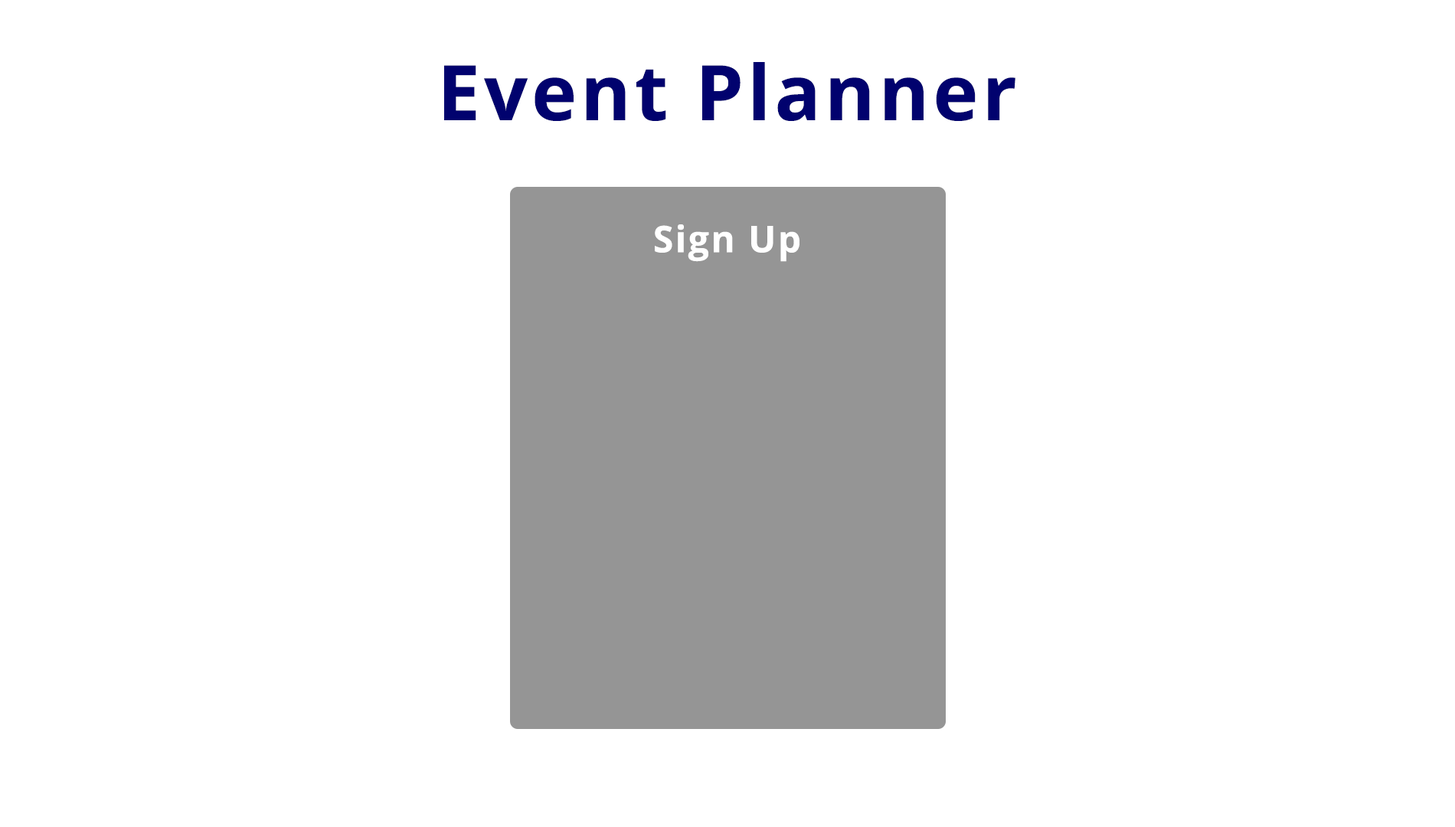
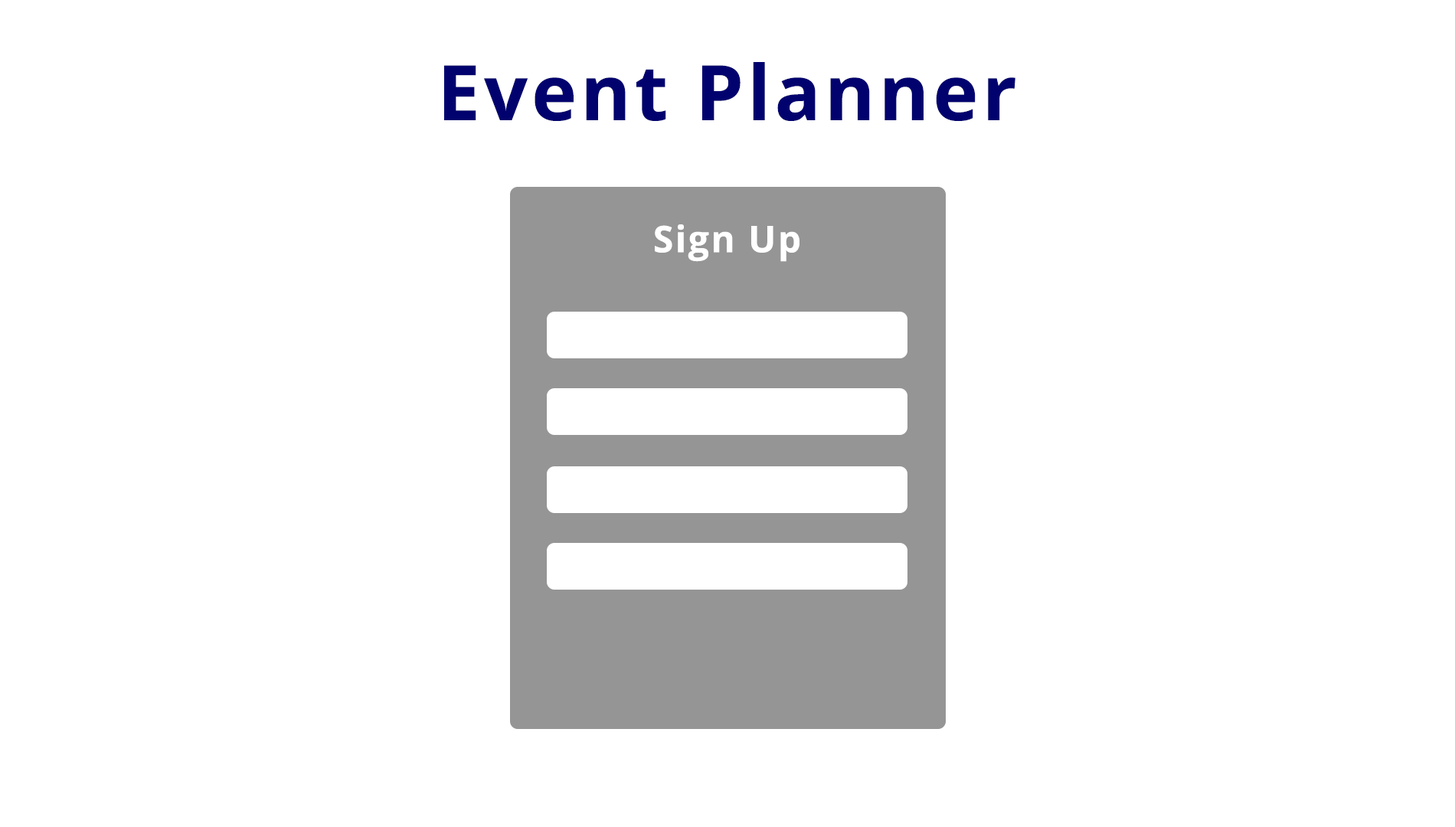
Comparing the layer stacks of the two 1455px x 827px images. Changes:
added layer "bio-signup" above "password-signup" over (546, 542, 908, 590)
added layer "password-signup" above "email-signup" over (546, 466, 908, 514)
added layer "email-signup" above "name-signup" over (546, 388, 908, 435)
added layer "name-signup" above "sign-up-title" over (546, 311, 908, 359)
